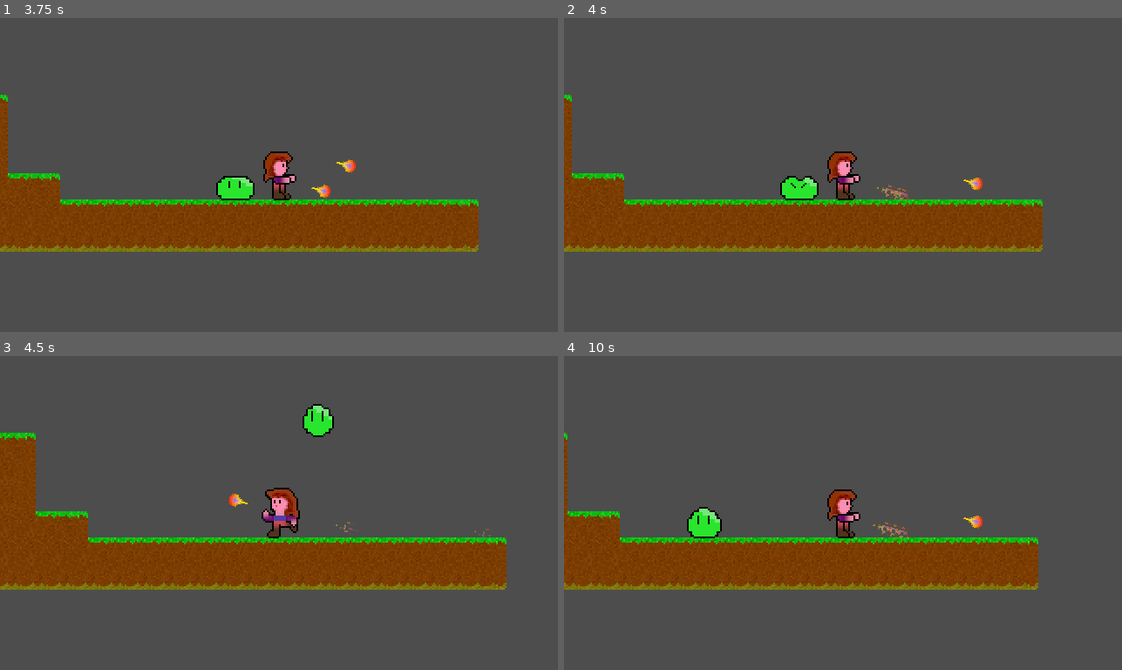
Above: before the commit, frames 1-4 (two rows, left to right).
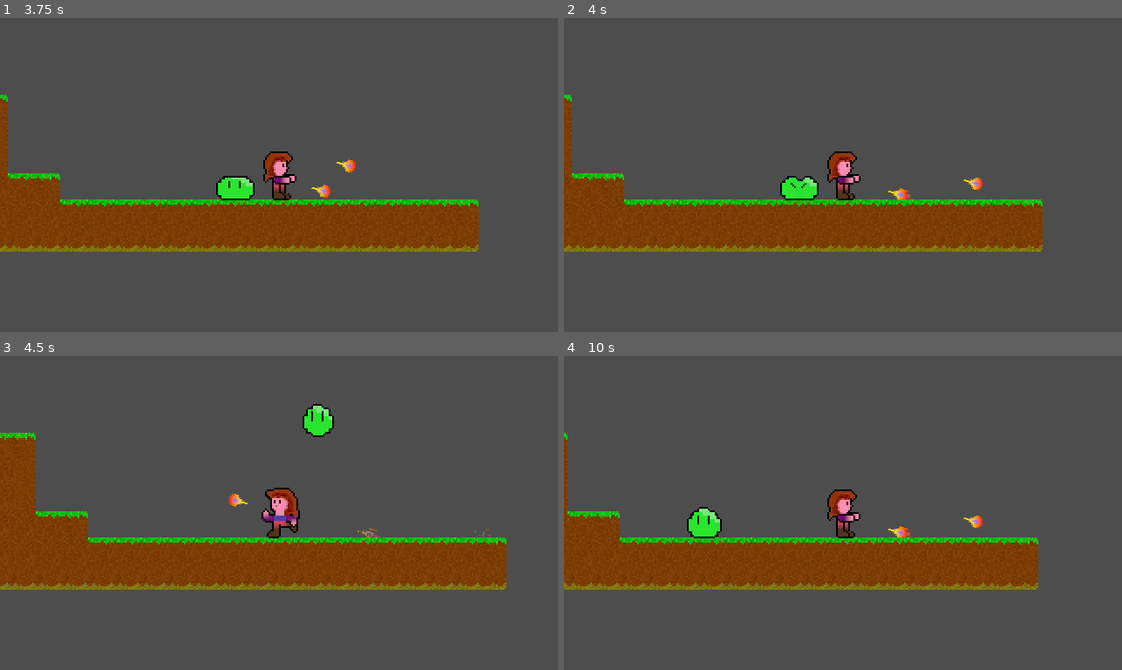
Above: after the commit, the same moments.

Repository: Teaching-myself-Godot/godot-zelia
Game: Godot game, scene res://world.tscn
The game is run twice, just before and just after one commit, with the same random seed, the same clock (stepped at 60 frames per second) and the same inputs.
Inputs (mouse positions are in pixels of both pictures, inside the frame that each line leads up to):
- Up to frame 1 (3.75 s): tap Enter at 0.5 s; move the mouse to (401, 159) at 0.52 s; press the mouse at (401, 159) at 0.53 s; hold D (Run right) 0.53-2.03 s; tap W (Jump) at 0.77, 1.52, 3.02 s; move the mouse to (167, 190) at 1.27 s; release the mouse at (167, 190) at 1.28 s; click (167, 190) at 1.35 s; move the mouse to (334, 105) at 2.02 s; press the mouse at (334, 105) at 2.03 s; hold A (Run left) 2.03-2.78 s; move the mouse to (251, 237) at 2.77 s; release the mouse at (251, 237) at 2.78 s; hold D (Run right) from 2.78 s (still down); click (251, 237) at 2.85 s; move the mouse to (446, 222) at 3.52 s; press the mouse at (446, 222) at 3.53 s
- Up to frame 2 (4 s): keep holding D (Run right); tap W (Jump) at 3.77 s
- Up to frame 3 (4.5 s): move the mouse to (111, 465) at 4.27 s; release D (Run right) at 4.28 s; release the mouse at (111, 465) at 4.28 s; hold A (Run left) from 4.28 s (still down); click (111, 465) at 4.35 s
- Up to frame 4 (10 s): tap W (Jump) at 4.52, 6.02, 6.77, 7.52, 9.02, 9.77 s; move the mouse to (870, 513) at 5.02 s; release A (Run left) at 5.03 s; press the mouse at (870, 513) at 5.03 s; hold D (Run right) 5.03-5.78 s; move the mouse to (759, 434) at 5.77 s; release the mouse at (759, 434) at 5.78 s; hold A (Run left) 5.78-7.28 s; click (759, 434) at 5.85 s; move the mouse to (965, 497) at 6.52 s; press the mouse at (965, 497) at 6.53 s; move the mouse to (731, 528) at 7.27 s; release the mouse at (731, 528) at 7.28 s; hold D (Run right) 7.28-9.53 s; click (731, 528) at 7.35 s; move the mouse to (898, 443) at 8.02 s; press the mouse at (898, 443) at 8.03 s; move the mouse to (815, 575) at 8.77 s; release the mouse at (815, 575) at 8.78 s; click (815, 575) at 8.85 s; move the mouse to (1010, 560) at 9.52 s; press the mouse at (1010, 560) at 9.53 s; hold A (Run left) from 9.53 s (still down)

Frame 1 is identical in both runs. In frame 2, 0.1% of the frame differs, in the area x 56-63%, y 53-58%; in frame 3, less than 0.1%; in frame 4, 0.1%, in the area x 55-63%, y 52-58%.

Commit message:
fixes fireball collision layer.

Diff:
--- a/projectiles/fireball/fireball.tscn
+++ b/projectiles/fireball/fireball.tscn
@@ -20,7 +20,7 @@
 [node name="Fireball" type="Area2D"]
 show_behind_parent = true
 position = Vector2(-2, 0)
-collision_layer = 2
+collision_layer = 0
 collision_mask = 2
 script = ExtResource("1_gp71n")
 
